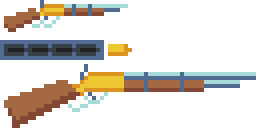
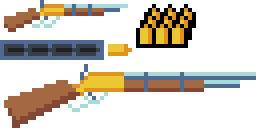
The second 256x128 image is a revision of the first. Changes to its layers:
added layer "AmmoDrop" above "Small" over (x1=136, y1=4, x2=196, y2=48)
